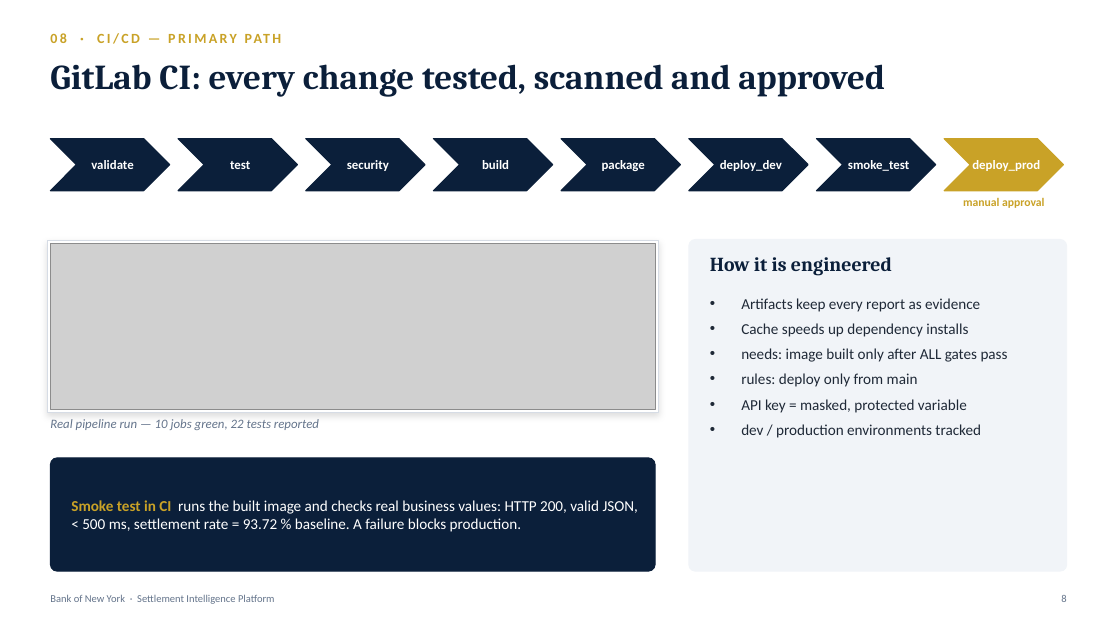
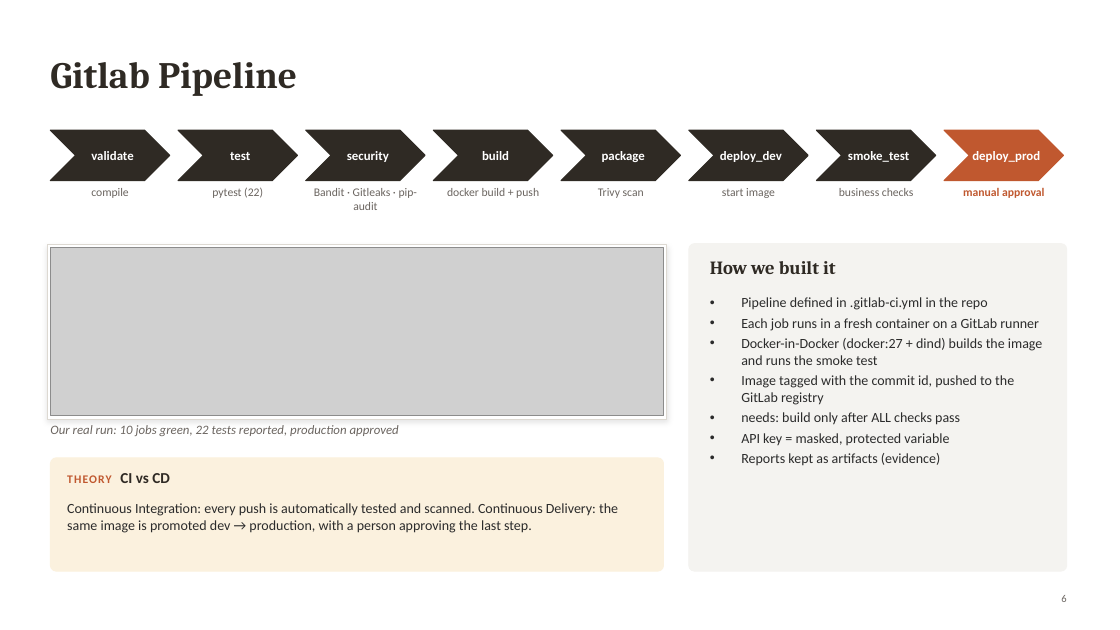
Before and after one commit to Ghanshyam-02/capstone-2, a slide deck: slide 7 of presentation/Settlement_Intelligence_Platform.pptx (slide 9 before the commit). Drawn at 1120x630 pixels with LibreOffice and Linux fonts; fonts in the diff are those of the drawing; grey boxes stand for pictures. Boxes give left, top, right and bottom in pixels: in the first picture for what was removed or moved away, otherwise in the second. Text is boxed around its words. In the diff, an @@ line names an element or a change of style, - is before the commit and + after.

```diff
--- a/presentation/Settlement_Intelligence_Platform.pptx
+++ b/presentation/Settlement_Intelligence_Platform.pptx
@@ text removed at box(50, 29, 1059, 55) @@
-08 · CI/CD — PRIMARY PATH
@@ text "Gitlab Pipeline" at box(50, 62, 297, 96): vertical alignment top to middle @@
@@ text at box(50, 62, 297, 96): text changed; size 30 to 32 pt; text colour #0B1F3A to #2F2A24 @@
-GitLab CI: every change tested, scanned and approved
+Gitlab Pipeline
@@ fill #0B1F3A to #2F2A24; outline #0B1F3A 1 pt to #2F2A24 1 pt in 7 elements at box(50, 130, 170, 181), box(178, 130, 297, 181), box(306, 130, 425, 181), box(434, 130, 553, 181), box(561, 130, 681, 181), box(689, 130, 808, 181), box(817, 130, 936, 181) @@
@@ 8 texts, 8 chevrons: place and size @@
-8 texts, 8 chevrons at box(50, 139, 1064, 191)
+8 texts, 8 chevrons at box(50, 130, 1064, 181)
@@ chevron at box(944, 130, 1064, 181): fill #C9A227 to #C0582F; outline #C9A227 1 pt to #C0582F 1 pt @@
@@ text added at box(91, 188, 128, 198), 10 pt, text #6B6560 @@
+compile
@@ text added at box(212, 187, 263, 198), 10 pt, text #6B6560 @@
+pytest (22)
@@ text added at box(314, 188, 417, 210), 10 pt, text #6B6560 @@
+Bandit · Gitleaks · pip-audit
@@ text added at box(447, 188, 539, 198), 10 pt, text #6B6560 @@
+docker build + push
@@ text added at box(598, 188, 644, 198), 10 pt, text #6B6560 @@
+Trivy scan
@@ text added at box(722, 188, 775, 198), 10 pt, text #6B6560 @@
+start image
@@ text added at box(839, 188, 913, 196), 10 pt, text #6B6560 @@
+business checks
@@ text "manual approval": place and size @@
-text "manual approval" at box(963, 198, 1044, 208)
+text "manual approval" at box(963, 188, 1044, 198)
@@ text "manual approval" at box(963, 188, 1044, 198): text colour #C9A227 to #C0582F @@
@@ rectangle: place and size @@
-rectangle at box(47, 240, 659, 413)
+rectangle at box(47, 245, 667, 419)
@@ rectangle at box(47, 245, 667, 419): outline #D6DCE5 0.75 pt to #DDD9D2 0.75 pt; shadow changed @@
@@ picture: place and size @@
-picture at box(50, 244, 655, 409)
+picture at box(50, 248, 664, 416)
@@ rounded rectangle: place and size @@
-rounded rectangle at box(689, 239, 1067, 571)
+rounded rectangle at box(689, 244, 1067, 571)
@@ rounded rectangle at box(689, 244, 1067, 571): fill #F1F4F8 to #F4F3F0; outline #F1F4F8 0.75 pt to #F4F3F0 0.75 pt; proportions changed @@
@@ text at box(710, 261, 836, 274): text changed; size 17 to 16 pt; text colour #0B1F3A to #2F2A24 @@
-How it is engineered
+How we built it
@@ text at box(741, 297, 1042, 425): text changed; size 13 to 12 pt; text colour #1F2937 to #2B2B2B @@
-• Artifacts keep every report as evidence
-• Cache speeds up dependency installs
-• needs: image built only after ALL gates pass
-• rules: deploy only from main
+• Pipeline defined in .gitlab-ci.yml in the repo
+• Each job runs in a fresh container on a GitLab runner
+• Docker-in-Docker (docker:27 + dind) builds the image and runs the smoke test
+• Image tagged with the commit id, pushed to the GitLab registry
+• needs: build only after ALL checks pass
@@ text at box(50, 425, 399, 436): text changed; text colour #64748B to #6B6560 @@
-Real pipeline run — 10 jobs green, 22 tests reported
+Our real run: 10 jobs green, 22 tests reported, production approved
@@ text at box(741, 433, 949, 445): size 13 to 12 pt, text colour #1F2937 to #2B2B2B in "API key = masked, protected variable"; less space between paragraphs @@
@@ rounded rectangle: place and size @@
-rounded rectangle at box(50, 458, 655, 571)
+rounded rectangle at box(50, 458, 664, 571)
@@ rounded rectangle at box(50, 458, 664, 571): fill #0B1F3A to #FBF1DE; outline #0B1F3A 0.75 pt to #FBF1DE 0.75 pt; proportions changed @@
@@ text added at box(67, 473, 170, 483), 10 pt, text #C0582F, bold @@
+THEORY CI vs CD
@@ text at box(741, 453, 940, 465): text changed; size 13 to 12 pt; text colour #1F2937 to #2B2B2B @@
-• dev / production environments tracked
+• Reports kept as artifacts (evidence)
@@ text added at box(67, 503, 618, 533), 12 pt, text #2B2B2B @@
+Continuous Integration: every push is automatically tested and scanned. Continuous Delivery: the same image is promoted dev → production, with a person approving the last step.
@@ text removed at box(71, 500, 638, 532) @@
-Smoke test in CI runs the built image and checks real business values: HTTP 200, valid JSON, < 500 ms, settlement rate = 93.72 % baseline. A failure blocks production.
@@ text removed at box(50, 594, 275, 604) @@
-Bank of New York · Settlement Intelligence Platform
@@ text at box(1061, 595, 1066, 602): text changed; text colour #64748B to #6B6560 @@
-8
+6
```
Also in this commit, not shown: 7 other slides changed, 5 slides added, 8 slides removed, 3 other files.
